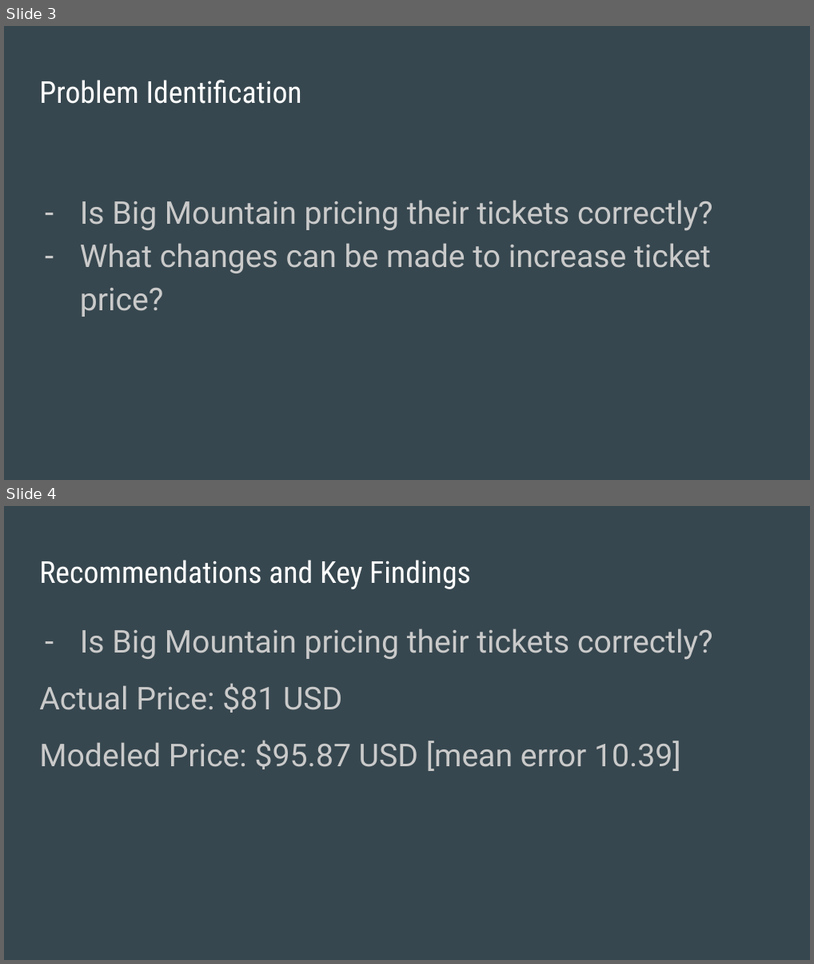
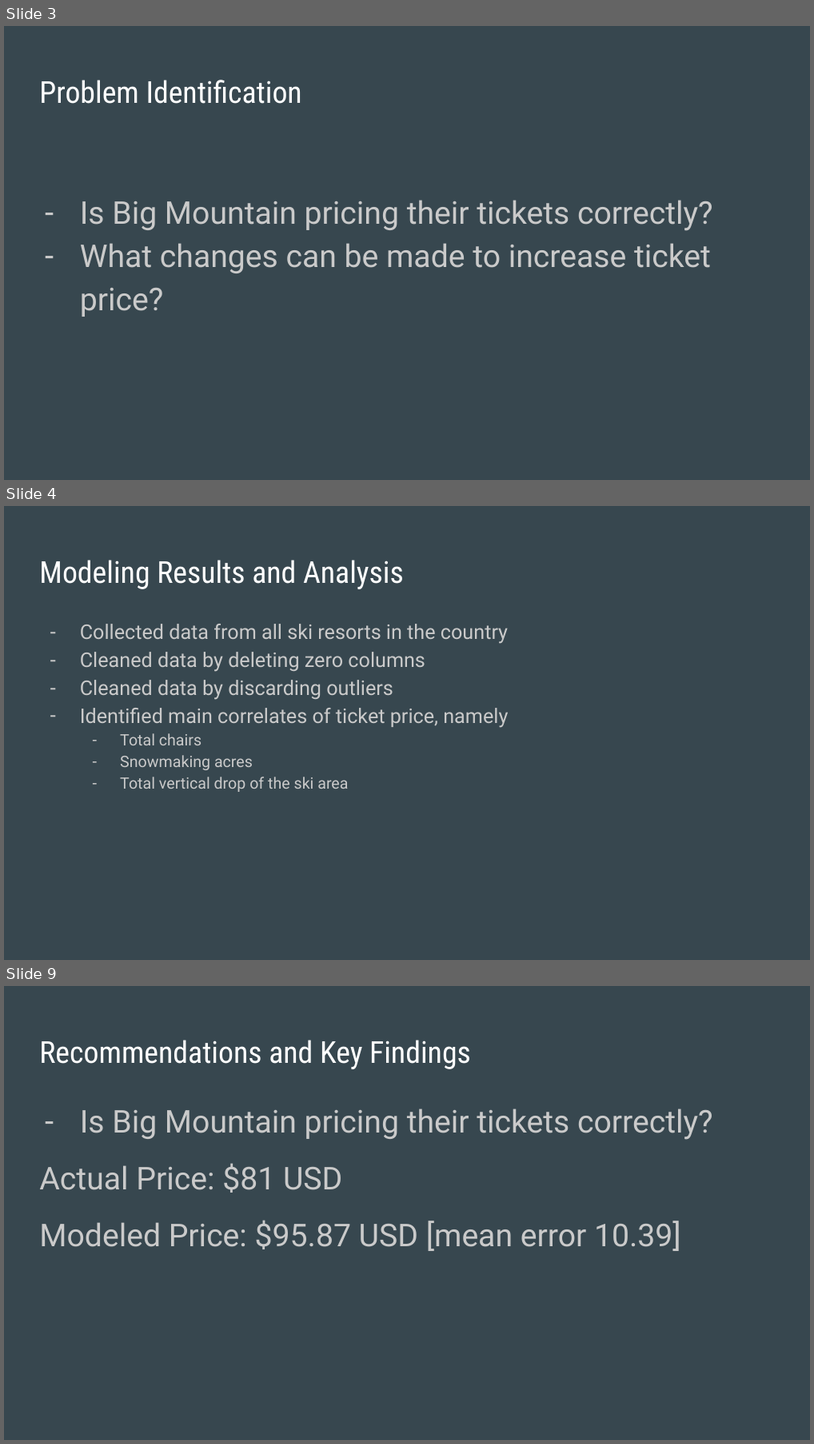
Before and after one commit to TheDemx27/DataScienceGuidedCapstone, a slide deck: Big Mountain Slide Deck.pptx. Shown one above the other, each under a label of ours: slides 3 and 4 before the commit, slides 3, 4 and 9 after it; the slides between them are not shown. The pictures are 814x964 and 814x1444 pixels, drawn with LibreOffice and Linux fonts; fonts in the diff are those of the drawing. Boxes give left, top, right and bottom in pixels: in the first picture for what was removed or moved away, otherwise in the second. Text is boxed around its words. In the diff, an @@ line names an element or a change of style, - is before the commit and + after.

```diff
--- a/Big Mountain Slide Deck.pptx
+++ b/Big Mountain Slide Deck.pptx
@@ slide 4 added at box(4, 506, 810, 960), background #37474F @@
@@ title added at box(39, 560, 404, 589), 27 pt, text #FFFFFF @@
+Modeling Results and Analysis
@@ text added at box(80, 624, 508, 792), 18 pt, text #CACACA @@
+– Collected data from all ski resorts in the country
+– Cleaned data by deleting zero columns
+– Cleaned data by discarding outliers
+– Identified main correlates of ticket price, namely
+  – Total chairs
+  – Snowmaking acres
+  – Total vertical drop of the ski area
@@ what was slide 4 is now slide 9 @@
```
Also in this commit, not shown: 1 slide changed, 3 other slides added, 1 slide removed.
